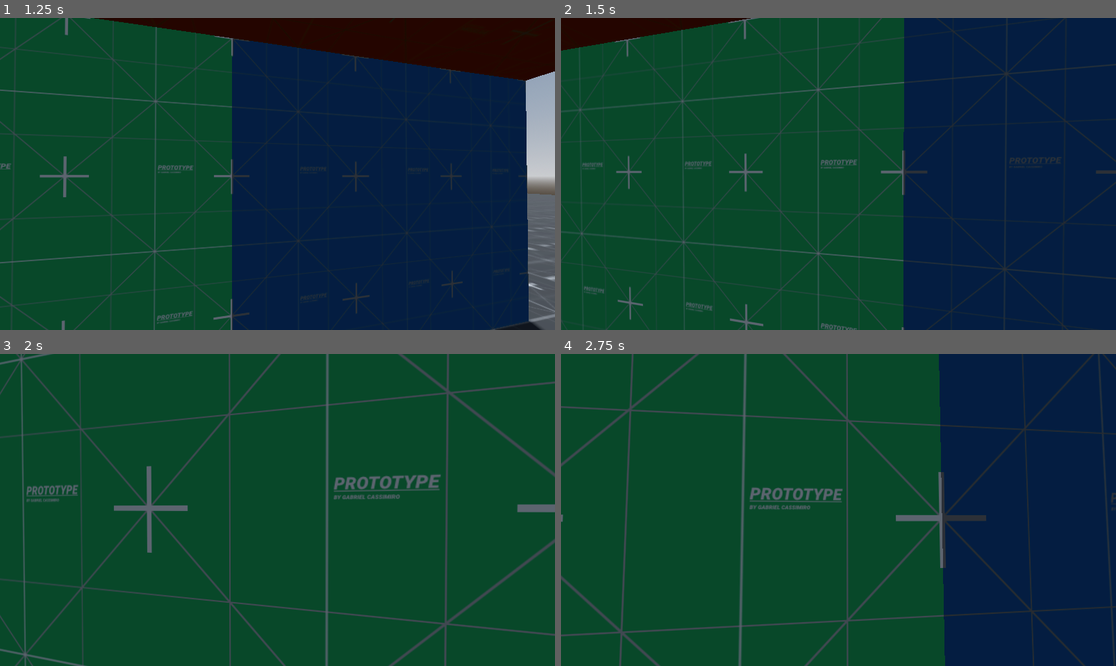
Above: before the commit, frames 1-4 (two rows, left to right).
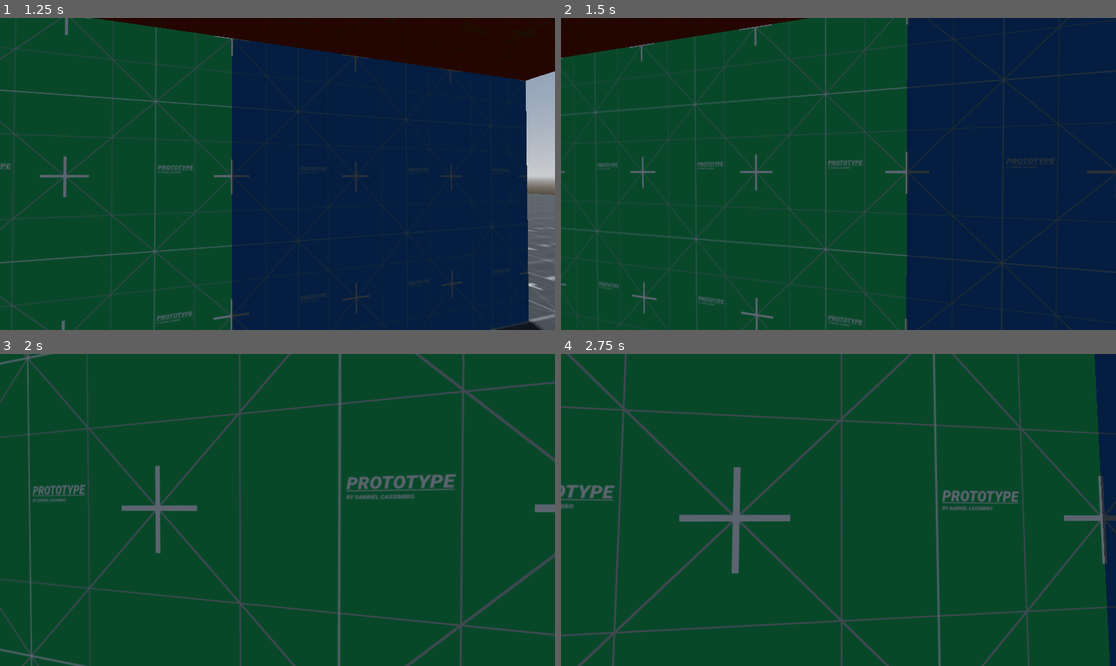
Above: after the commit, the same moments.

Repository: Jorgiz/zombie-fps
Game: Godot game, scene res://main.tscn
The game is run twice, just before and just after one commit, with the same random seed, the same clock (stepped at 60 frames per second) and the same inputs.
Inputs (mouse positions are in pixels of both pictures, inside the frame that each line leads up to):
- Up to frame 1 (1.25 s): tap Enter at 0.5 s; move the mouse to (305, 174) at 0.52 s; hold W (forward) from 0.53 s (still down); hold Ctrl (crouch) from 0.53 s (still down); click (305, 174) at 0.67 s; tap Space (jump) at 0.77, 1.07 s; tap Shift (run) at 0.8 s
- Up to frame 2 (1.5 s): keep holding W (forward); tap Space (jump) at 1.25 s; move the mouse to (810, 174) at 1.27 s; release Ctrl (crouch) at 1.28 s; tap Shift (run) at 1.35 s
- Up to frame 3 (2 s): keep holding W (forward); tap Space (jump) at 1.52, 1.55, 1.82 s
- Up to frame 4 (2.75 s): keep holding W (forward); move the mouse to (849, 503) at 2.02 s; hold Space (jump) from 2.03 s (still down); tap Ctrl (crouch) at 2.3 s

Frame 1 is identical in both runs. In frame 2, 7.3% of the frame differs, in the area x 0-100%, y 0-100%; in frame 3, 7.5%; in frame 4, 35%.

Commit message:
added runnning

Diff:
--- a/main.tscn
+++ b/main.tscn
@@ -9,3 +9,7 @@
 
 [node name="Player" parent="." instance=ExtResource("2_h2yge")]
 transform = Transform3D(1, 0, 0, 0, 1, 0, 0, 0, 1, 0, 0.6, 0)
+walking_speed = 4
+running_speed = 8
+crouching_speed = 2
+jump_velocity = 4.5
--- a/player/movement_states/idle.gd
+++ b/player/movement_states/idle.gd
@@ -2,24 +2,28 @@
 
 
 func enter() -> void:
-	print("idle")
 	Global.player.speed = 0
 
 
+func update(delta: float) -> void:
+	pass
+
+
 func physics_update(delta: float) -> void:
-	var is_walking = Global.player.get_inputs()
-	if is_walking:
+	if Global.player.is_moving():
 		emit_signal("change_state", "walking")
 		return
 
-	var is_jumping = Input.is_action_just_pressed("jump") and Global.player.is_on_floor()
-	if is_jumping:
+	if Global.player.is_jumping():
 		emit_signal("change_state", "jump")
 		return
 
-	var is_crouching = Input.is_action_pressed("crouch")
-	if is_crouching:
+	if Global.player.is_crouching():
 		emit_signal("change_state", "crouch")
 		return
 
 	Global.player.move() # moves with 0 speed (deaccelerate)
+
+
+func exit() -> void:
+	pass
--- /dev/null
+++ b/player/movement_states/running.gd
@@ -0,0 +1,29 @@
+extends State
+
+
+func enter() -> void:
+	Global.player.speed = Global.player.running_speed
+
+
+func update(delta: float) -> void:
+	pass
+
+
+func physics_update(delta: float) -> void:
+	if not Global.player.is_running():
+		emit_signal("change_state", "walking")
+		return
+
+	if Global.player.is_crouching():
+		emit_signal("change_state", "crouching")
+		return
+
+	if Global.player.is_jumping():
+		emit_signal("change_state", "jumping")
+		return
+
+	Global.player.move()
+
+
+func exit() -> void:
+	pass
--- a/player/movement_states/walk.gd
+++ b/player/movement_states/walk.gd
@@ -2,29 +2,32 @@
 
 
 func enter() -> void:
-	print("walking")
 	Global.player.speed = Global.player.walking_speed
 
 
+func update(delta: float) -> void:
+	pass
+
+
 func physics_update(delta: float) -> void:
-	var not_walking = not Global.player.get_inputs()
-	if not_walking:
+	if not Global.player.is_moving():
 		emit_signal("change_state", "idle")
 		return
 
-	var is_running = Input.is_action_pressed("run")
-	if is_running:
+	if Global.player.is_running():
 		emit_signal("change_state", "running")
 		return
 
-	var is_jumping = Input.is_action_just_pressed("jump") and Global.player.is_on_floor()
-	if is_jumping:
+	if Global.player.is_jumping():
 		emit_signal("change_state", "jump")
 		return
 
-	var is_crouching = Input.is_action_pressed("crouch")
-	if is_crouching:
+	if Global.player.is_crouching():
 		emit_signal("change_state", "crouch")
 		return
 
 	Global.player.move()
+
+
+func exit() -> void:
+	pass
--- a/player/player.gd
+++ b/player/player.gd
@@ -11,6 +11,7 @@
 var speed: int = 0
 
 @onready var gravity = ProjectSettings.get_setting("physics/3d/default_gravity")
+
 
 func _enter_tree() -> void:
 	Global.player = self
@@ -40,3 +41,19 @@
 	var friction = Global.floor_friction if is_on_floor() else Global.air_friction
 	velocity.x = move_toward(velocity.x, target_velocity.x, friction)
 	velocity.z = move_toward(velocity.z, target_velocity.z, friction)
+
+
+func is_moving() -> bool:
+	return bool(get_inputs().length())
+
+
+func is_running() -> bool:
+	return Input.is_action_pressed("run")
+
+
+func is_crouching() -> bool:
+	return Input.is_action_pressed("crouch")
+
+
+func is_jumping() -> bool:
+	return Input.is_action_pressed("jump") and is_on_floor()
--- a/player/player.tscn
+++ b/player/player.tscn
@@ -6,6 +6,7 @@
 [ext_resource type="Script" uid="uid://d26v8rasofeb2" path="res://state_machine/state_machine.gd" id="4_qjkh3"]
 [ext_resource type="Script" uid="uid://bhcaqcbyryhj1" path="res://player/movement_states/idle.gd" id="5_g6k8r"]
 [ext_resource type="Script" uid="uid://dvb1sb4gwa215" path="res://player/movement_states/walk.gd" id="6_g6k8r"]
+[ext_resource type="Script" uid="uid://2xbru4u1y86v" path="res://player/movement_states/running.gd" id="7_boad6"]
 
 [sub_resource type="CapsuleMesh" id="CapsuleMesh_ehsmr"]
 
@@ -249,3 +250,7 @@
 [node name="Walking" type="Node" parent="MovementStateMachine"]
 script = ExtResource("6_g6k8r")
 metadata/_custom_type_script = "uid://c5kpej2r2e8pg"
+
+[node name="Running" type="Node" parent="MovementStateMachine"]
+script = ExtResource("7_boad6")
+metadata/_custom_type_script = "uid://c5kpej2r2e8pg"
--- /dev/null
+++ b/script_templates/State/state_script_template.gd
@@ -0,0 +1,17 @@
+extends State
+
+
+func enter() -> void:
+	pass
+
+
+func update(delta: float) -> void:
+	pass
+
+
+func physics_update(delta: float) -> void:
+	pass
+
+
+func exit() -> void:
+	pass
--- a/state_machine/state_machine.gd
+++ b/state_machine/state_machine.gd
@@ -16,6 +16,7 @@
 
 	current_state = states.values()[0]
 	current_state.enter()
+	print(current_state)
 
 
 func _process(delta: float) -> void:
@@ -35,3 +36,4 @@
 	current_state.exit()
 	current_state = states.get(state_name)
 	current_state.enter()
+	print(current_state)
Not shown, added: player/movement_states/running.gd.uid
Not shown: 1 places in player/player.tscn that only renumber resources
Not shown, added: script_templates/State/state_script_template.gd.uid
Not shown, changed: kanban_tasks_data.kanban
